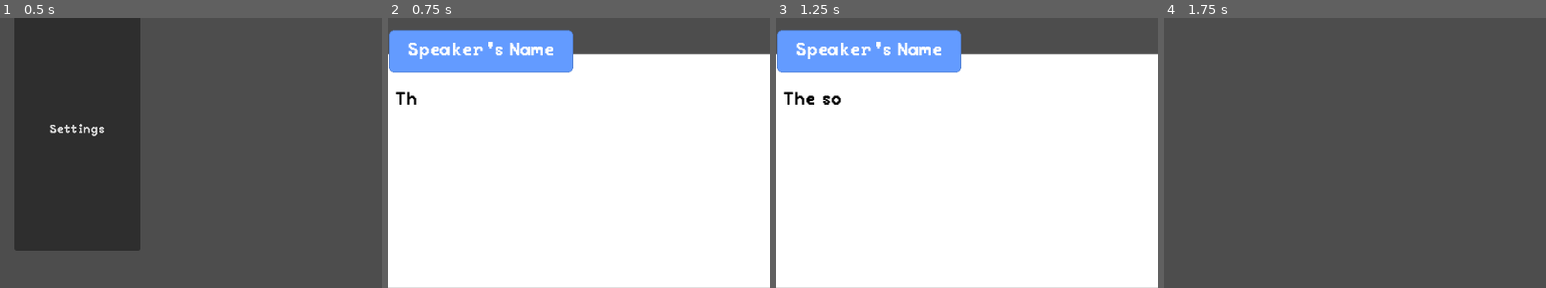
Above: before the commit, frames 1-4 (left to right).
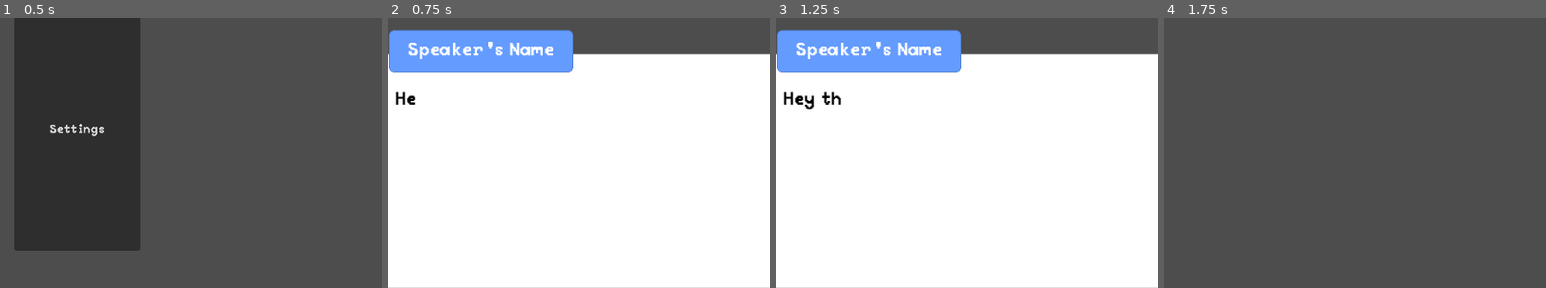
Above: after the commit, the same moments.

Repository: noufbmdev/Godot-Systems
Game: Godot game, scene res://Examples.tscn
The game is run twice, just before and just after one commit, with the same random seed, the same clock (stepped at 60 frames per second) and the same inputs.
Inputs (mouse positions are % of the whole screen's width and height, from its top left):
- Up to frame 1 (0.5 s): no input
- Up to frame 2 (0.75 s): click "Dialog" at 0.5 s
- Up to frame 3 (1.25 s): no input
- Up to frame 4 (1.75 s): tap Enter (ui_accept) at 1.25, 1.52 s; move the mouse to (72, 42) at 1.27 s; click (72, 42) at 1.42 s
The pictures show only the part of the screen within x 3-53%, y 50-100%; the shares and areas given below are measured in that part.

Frame 1 is identical in both runs. In frame 2, 0.2% of the frame differs, in the area x 2-8%, y 27-33%; in frame 3, 0.4%, in the area x 2-17%, y 27-34%; in frame 4, nothing differs.

Commit message:
Update DialogManager.gd

Diff:
--- a/Dialog_System/Nodes/DialogManager.gd
+++ b/Dialog_System/Nodes/DialogManager.gd
@@ -33,50 +33,52 @@
 	if skip_enabled: dialog_box.next.connect(next_dialog)
 	# Check if cancel key or RMB is pressed to skip the whole dialog
 	if cancel_enabled: dialog_box.cancel.connect(clear_dialog)
+	start_dialog("Hey there! \n Do you sell coffee beans?")
 	start_dialog("The sound is annoying, I know. \n I'm not good at sounds.")
+	start_dialog("I feel very sleepy. \n I just wish I could sleep on a cloud for a change.")
 
 ## Function that starts the dialog, formats the string given to it, handles the
 ## tags inside the string, and displays it correctly on the screen.
 ## @param new_dialog: String, The script that will be displayed on the screen.
 func start_dialog(dialog_script: String):
 	# setup the dialog for running
-	dialog_pieces = dialog_script.split("\n")
-	dialog_box.open()
-	running = true
+	dialog_pieces.append_array(dialog_script.split("\n"))
+	if not running:
+		dialog_box.open()
+		running = true
 
-	var current_dialog = dialog_pieces[piece_index]
-	var shown_dialog = ""
-	# go over each dialog piece
-	while piece_index < dialog_pieces.size() and running:
-		current_dialog = dialog_pieces[piece_index]
-		dialog_box.set_dialog_text(shown_dialog)
-		# go over each letter in the dialog
-		while current_dialog.length() > 0 and running:
-			shown_dialog = dialog_box.get_dialog_text()
-			dialog_box.set_dialog_text(shown_dialog + current_dialog[0])
+		var current_dialog = dialog_pieces[piece_index]
+		var shown_dialog = ""
+		# go over each dialog piece
+		while piece_index < dialog_pieces.size() and running:
+			current_dialog = dialog_pieces[piece_index]
+			dialog_box.set_dialog_text(shown_dialog)
+			# go over each letter in the dialog
+			while current_dialog.length() > 0 and running:
+				shown_dialog = dialog_box.get_dialog_text()
+				dialog_box.set_dialog_text(shown_dialog + current_dialog[0])
 
-			# Only play a sound if it is an alphabetic.
-			if check_character_type(current_dialog[0]) == Character_Type.ALPHABET and blip_enabled:
-				sound_player.play()
+				# Only play a sound if it is an alphabetic.
+				if get_character_type(current_dialog[0]) == Character_Type.ALPHABET and blip_enabled:
+					sound_player.play()
 
-			current_dialog = current_dialog.substr(1, current_dialog.length())
+				current_dialog = current_dialog.substr(1, current_dialog.length())
 
-			if Input.is_action_pressed(accept_action_name) or Input.is_mouse_button_pressed(MOUSE_BUTTON_LEFT) and skip_enabled:
-				shown_dialog = ""
-				break
+				if Input.is_action_pressed(accept_action_name) or Input.is_mouse_button_pressed(MOUSE_BUTTON_LEFT) and skip_enabled:
+					break
 
-			await get_tree().create_timer(text_speed).timeout
+				await get_tree().create_timer(text_speed).timeout
 
-		if not auto_go_next:
-			await dialog_box.next
+			if not auto_go_next:
+				await dialog_box.next
 
-		shown_dialog = ""
-		next_dialog()
+			shown_dialog = ""
+			next_dialog()
 
-	# end the dialog
-	clear_dialog()
+		# end the dialog
+		clear_dialog()
 
-func check_character_type(character: String) -> Character_Type:
+func get_character_type(character: String) -> Character_Type:
 	var alphabet_letters = "abcdefghijklmnopqrstuvwxyzABCDEFGHIJKLMNOPQRSTUVWXYZ"
 	var numbers = "0123456789"
 	var punctuation = ".,?!:;()-_'\""
